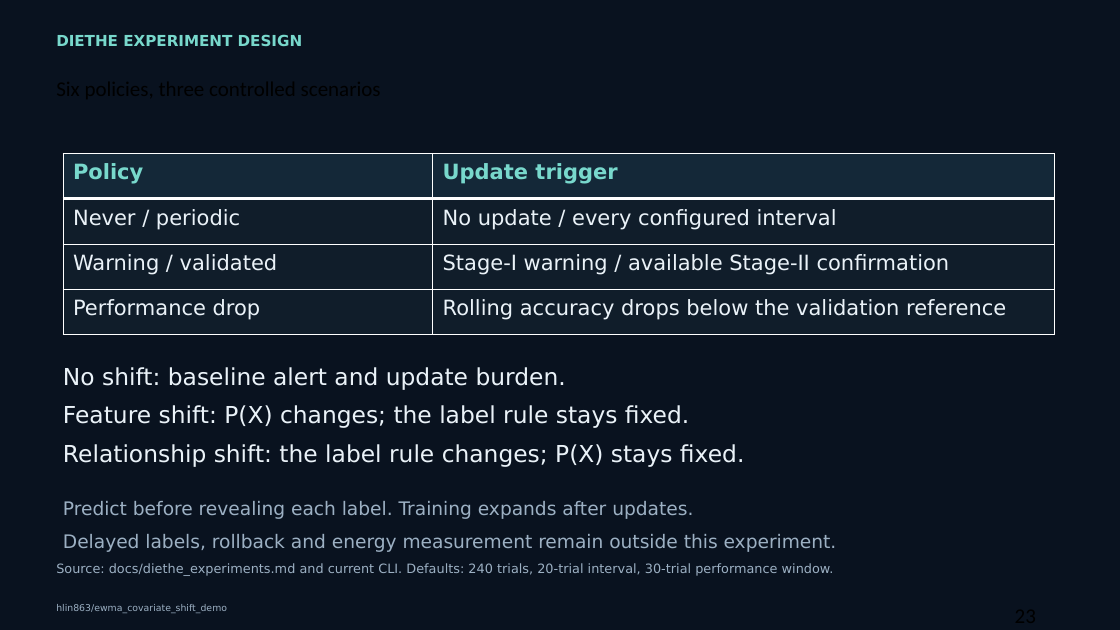
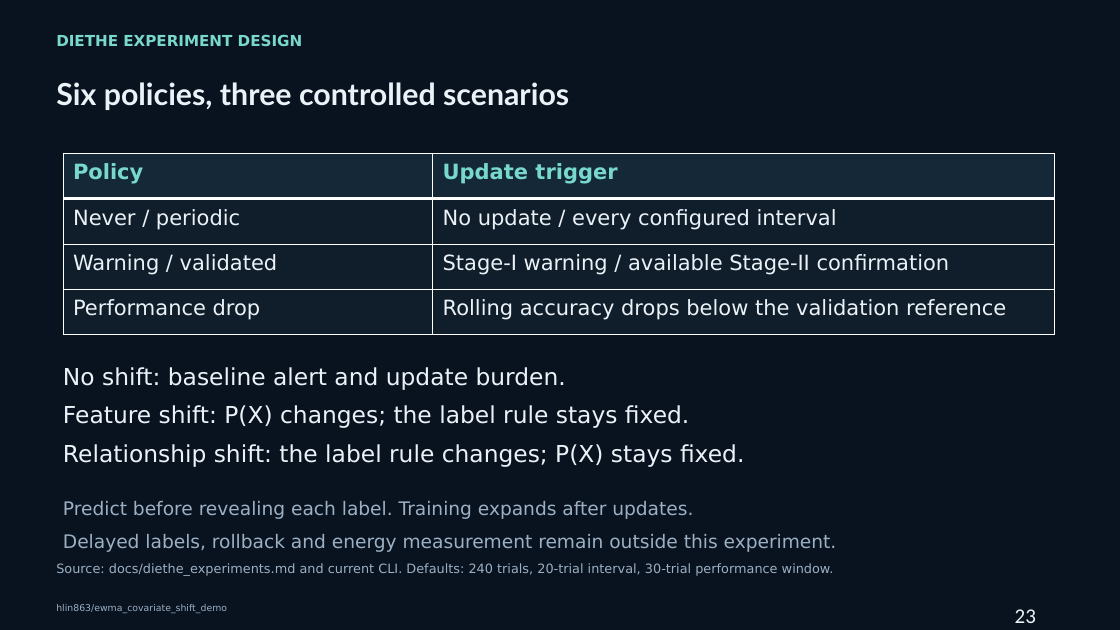
Before and after one commit to hlin863/ewma_covariate_shift_demo, a slide deck: slide 23 of presentations/EWMA_Covariate_Shift_Progress_Review_Haocheng_Lin.pptx. Drawn at 1120x630 pixels with LibreOffice and Linux fonts; fonts in the diff are those of the drawing. Boxes give left, top, right and bottom in pixels: in the first picture for what was removed or moved away, otherwise in the second. Text is boxed around its words. In the diff, an @@ line names an element or a change of style, - is before the commit and + after.

```diff
--- a/presentations/EWMA_Covariate_Shift_Progress_Review_Haocheng_Lin.pptx
+++ b/presentations/EWMA_Covariate_Shift_Progress_Review_Haocheng_Lin.pptx
@@ text added at bbox=[56, 82, 569, 110], 26 pt, text #EAF2F8, bold @@
+Six policies, three controlled scenarios
@@ text "23" at bbox=[1015, 609, 1036, 623]: text colour #000000 to #EAF2F8 @@
```
Also in this commit, not shown: 30 other slides changed.
